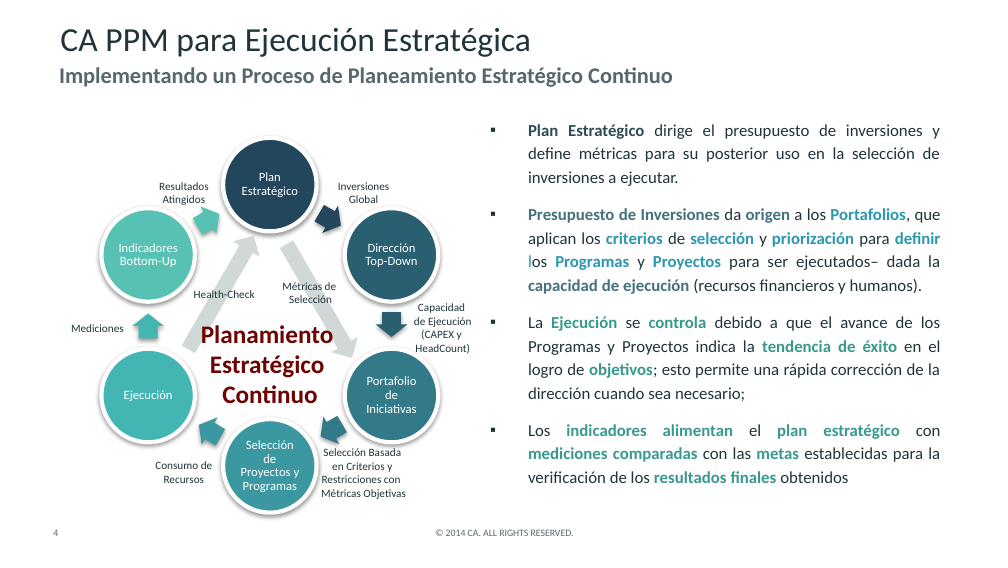
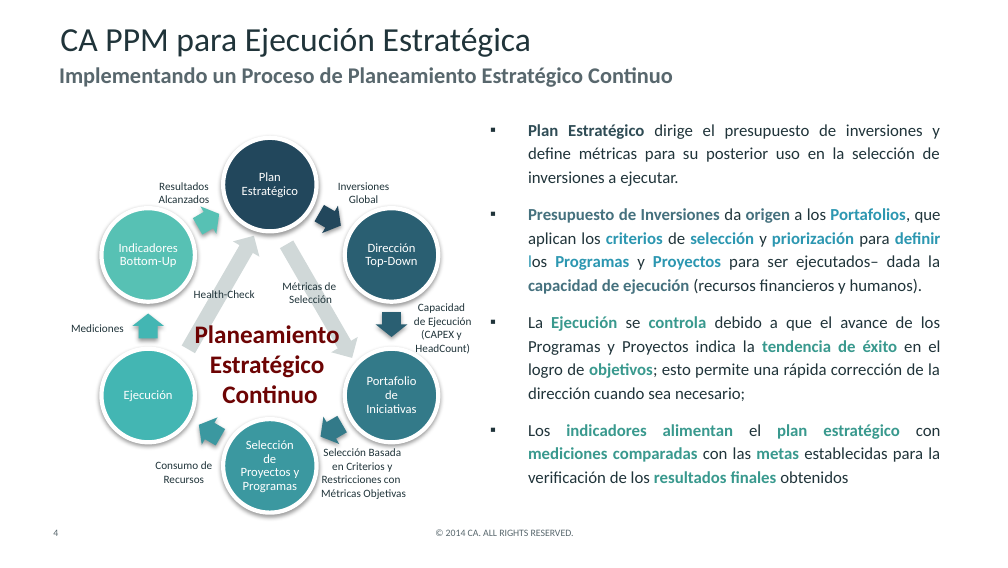
Before and after one commit to CALATAMITBMCOE/Strategic-Alignment, a slide deck: slide 4 of Documentation/CA PPM for Strategic Planning and Execution_ES.pptx. Drawn at 1008x568 pixels with LibreOffice and Linux fonts; fonts in the diff are those of the drawing; background and template pictures are left out. Boxes give left, top, right and bottom in pixels: in the first picture for what was removed or moved away, otherwise in the second. Text is boxed around its words. In the diff, an @@ line names an element or a change of style, - is before the commit and + after.

```diff
--- a/Documentation/CA PPM for Strategic Planning and Execution_ES.pptx
+++ b/Documentation/CA PPM for Strategic Planning and Execution_ES.pptx
@@ text at [159,195,210,207]: text changed @@
-Atingidos
+Alcanzados
@@ text at [195,322,340,349]: text changed @@
-Planamiento
+Planeamiento
```
Also in this commit, not shown: 17 other slides changed, 1 slide added, 3 other files.
